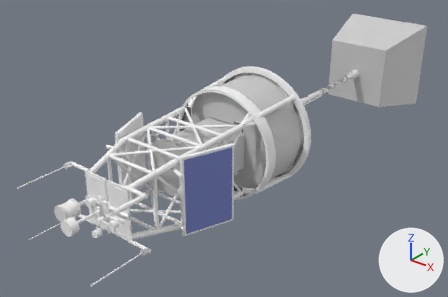
Renders of the FBX model exports/PROJECT FALCON -V2.fbx from each side of a commit.
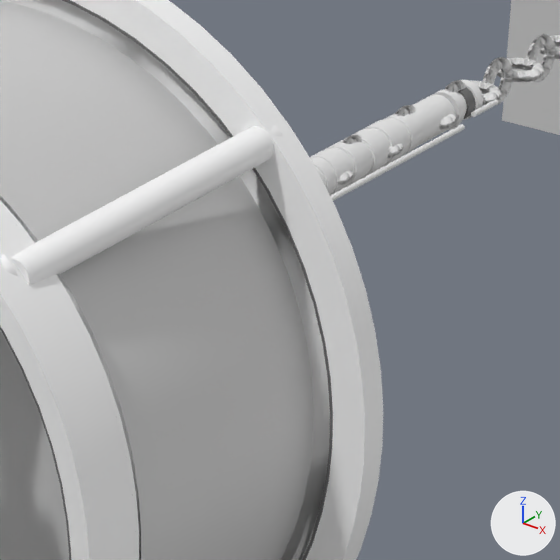
The first picture shows the older version from a 50 mm lens placed at (2.08, -4.89, 1.58), pointed at (-0.17, -2.08, -0.16). The close-ups show the older and then the newer version on the part from 57% to 75% of the width and 26% to 53% of the height of that picture. Only the edits that show in the close-ups are written down. Arrows for +X, +Y and +Z are at lower right; the lights stay in place. Where no turn or scale is listed for an object, it has been applied to the vertices.

In view in the first close-up: 'ANCHOR_CHAIN_LINK_04_316SS.001', 'ANCHOR_REINFORCED_CONCRETE_BODY', 'BALLAST_RAIL_316L', 'LOWER_COLLAR_EPDM_LINER', 'LOWER_SPLIT_COLLAR_6061', 'LOWER_TO_MAIN_FRAME_FLUSH_TUBE_01_6061', 'MAIN_FLOAT_LOWER_ROUNDED_FAIRING_HDPE_BODY', 'MAIN_FLOAT_TRADITIONAL_V2_HDPE_BODY', 'MAIN_FLOAT_UPPER_ROUNDED_FAIRING_HDPE_BODY', 'SECONDARY_BALLAST_RETENTION_CABLE', 'SPLIT_CLAMP_BAND_6061', 'TOP_CAP_HDPE_BODY' and 23 more.
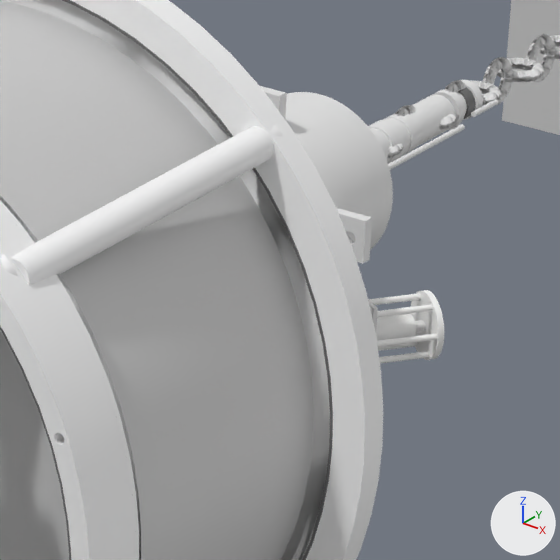
Diff of the bpy script that builds the scene:
```diff
--- a/exports/PROJECT FALCON -V2.fbx.py
+++ b/exports/PROJECT FALCON -V2.fbx.py
@@ ob_pressure_guard_open_rod_01 @@
+ob_pressure_guard_open_rod_01 = bpy.data.objects.new('PRESSURE_GUARD_OPEN_ROD_01', me_pressure_guard_open_rod_01)  # 96 vertices, 188 faces; spans x 0.2551..0.2945, y 0.1011..0.1537, z -0.003..0.003; in mat_abs__white (white #fbfbfa)
+ob_pressure_guard_open_rod_01.location = (-0.006, -1.835, -0.008)
@@ ob_downward_open_pressure_port @@
+ob_downward_open_pressure_port = bpy.data.objects.new('DOWNWARD_OPEN_PRESSURE_PORT', me_downward_open_pressure_port)  # 186 vertices, 368 faces; spans x 0.2583..0.2734, y 0.154..0.1695, z -0.005..0.005; in mat_stainless_steel___satin (white #e7e7e7)
+ob_downward_open_pressure_port.location = (-0.006, -1.835, -0.008)
@@ ob_bar02_compatible_sensor_envelope @@
+ob_bar02_compatible_sensor_envelope = bpy.data.objects.new('BAR02_COMPATIBLE_SENSOR_ENVELOPE', me_bar02_compatible_sensor_envelope)  # 160 vertices, 316 faces; spans x 0.2285..0.2723, y 0.1156..0.1637, z -0.012..0.012; in mat_abs__white (white #fbfbfa)
+ob_bar02_compatible_sensor_envelope.location = (-0.006, -1.835, -0.008)
@@ ob_pressure_guard_open_rod_06 @@
+ob_pressure_guard_open_rod_06 = bpy.data.objects.new('PRESSURE_GUARD_OPEN_ROD_06', me_pressure_guard_open_rod_06)  # 96 vertices, 188 faces; spans x 0.2441..0.2834, y 0.1089..0.1615, z 0.0204..0.0264; in mat_abs__white (white #fbfbfa)
+ob_pressure_guard_open_rod_06.location = (-0.006, -1.835, -0.008)
@@ ob_ballast_316ss_core @@
+ob_ballast_316ss_core = bpy.data.objects.new('BALLAST_316SS_CORE', me_ballast_316ss_core)  # 814 vertices, 1636 faces; spans x -0.125..0.125, y -0.085..0.063, z -0.125..0.125; in mat_stainless_steel___satin (white #e7e7e7)
+ob_ballast_316ss_core.location = (0.0, -1.5, 0.0)
@@ ob_pressure_guard_bottom_ring @@
+ob_pressure_guard_bottom_ring = bpy.data.objects.new('PRESSURE_GUARD_BOTTOM_RING', me_pressure_guard_bottom_ring)  # 192 vertices, 380 faces; spans x 0.2437..0.2995, y 0.1491..0.1908, z -0.032..0.032; in mat_abs__white (white #fbfbfa)
+ob_pressure_guard_bottom_ring.location = (-0.006, -1.835, -0.008)
@@ ob_pressure_guard_open_rod_05 @@
+ob_pressure_guard_open_rod_05 = bpy.data.objects.new('PRESSURE_GUARD_OPEN_ROD_05', me_pressure_guard_open_rod_05)  # 96 vertices, 188 faces; spans x 0.2219..0.2613, y 0.1244..0.177, z 0.0204..0.0264; in mat_abs__white (white #fbfbfa)
+ob_pressure_guard_open_rod_05.location = (-0.006, -1.835, -0.008)
@@ ob_sensor_guard_carrier_plate_316l @@
+ob_sensor_guard_carrier_plate_316l = bpy.data.objects.new('SENSOR_GUARD_CARRIER_PLATE_316L', me_sensor_guard_carrier_plate_316l)  # 14 vertices, 24 faces; spans x 0.197..0.2648, y 0.0872..0.1364, z -0.042..0.042; in mat_stainless_steel___satin (white #e7e7e7)
+ob_sensor_guard_carrier_plate_316l.location = (-0.006, -1.835, -0.008)
@@ ob_pressure_guard_open_rod_03 @@
+ob_pressure_guard_open_rod_03 = bpy.data.objects.new('PRESSURE_GUARD_OPEN_ROD_03', me_pressure_guard_open_rod_03)  # 96 vertices, 188 faces; spans x 0.2219..0.2613, y 0.1244..0.177, z -0.0264..-0.0204; in mat_abs__white (white #fbfbfa)
+ob_pressure_guard_open_rod_03.location = (-0.006, -1.835, -0.008)
@@ ob_pressure_guard_open_rod_02 @@
+ob_pressure_guard_open_rod_02 = bpy.data.objects.new('PRESSURE_GUARD_OPEN_ROD_02', me_pressure_guard_open_rod_02)  # 96 vertices, 188 faces; spans x 0.2441..0.2834, y 0.1089..0.1615, z -0.0264..-0.0204; in mat_abs__white (white #fbfbfa)
+ob_pressure_guard_open_rod_02.location = (-0.006, -1.835, -0.008)
```

What differs and where, as boxes [x1, y1, x2, y2] in the close-ups (560 x 560 px):
'BALLAST_316SS_CORE', added: after [260, 86, 393, 264]
'PRESSURE_GUARD_BOTTOM_RING', added: after [410, 290, 444, 360]
'BAR02_COMPATIBLE_SENSOR_ENVELOPE', added: after [377, 314, 416, 340]
'PRESSURE_GUARD_OPEN_ROD_01', added: after [378, 333, 437, 347]
'PRESSURE_GUARD_OPEN_ROD_06', added: after [377, 304, 433, 317]
'PRESSURE_GUARD_OPEN_ROD_02', added: after [379, 351, 430, 363]
'PRESSURE_GUARD_OPEN_ROD_05', added: after [369, 293, 421, 305]
'PRESSURE_GUARD_OPEN_ROD_03', added: after [378, 342, 418, 351]
'SENSOR_GUARD_CARRIER_PLATE_316L', added (mostly hidden): after [368, 299, 378, 332]
'DOWNWARD_OPEN_PRESSURE_PORT', added: after [415, 320, 425, 332]
